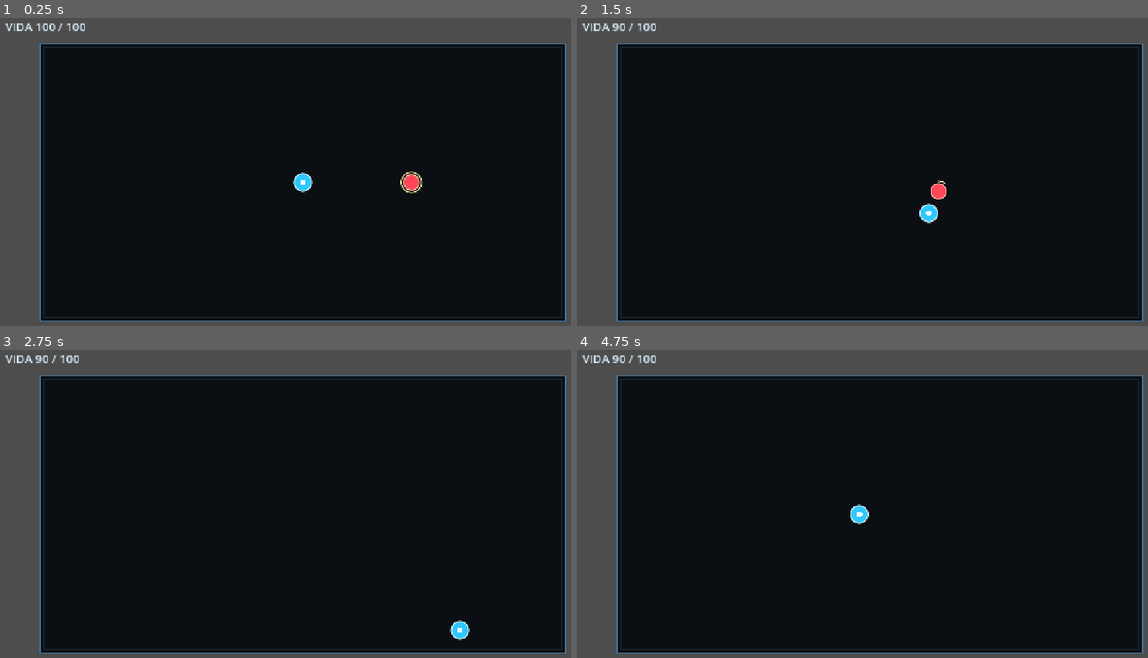
Above: before the commit, frames 1-4 (two rows, left to right).
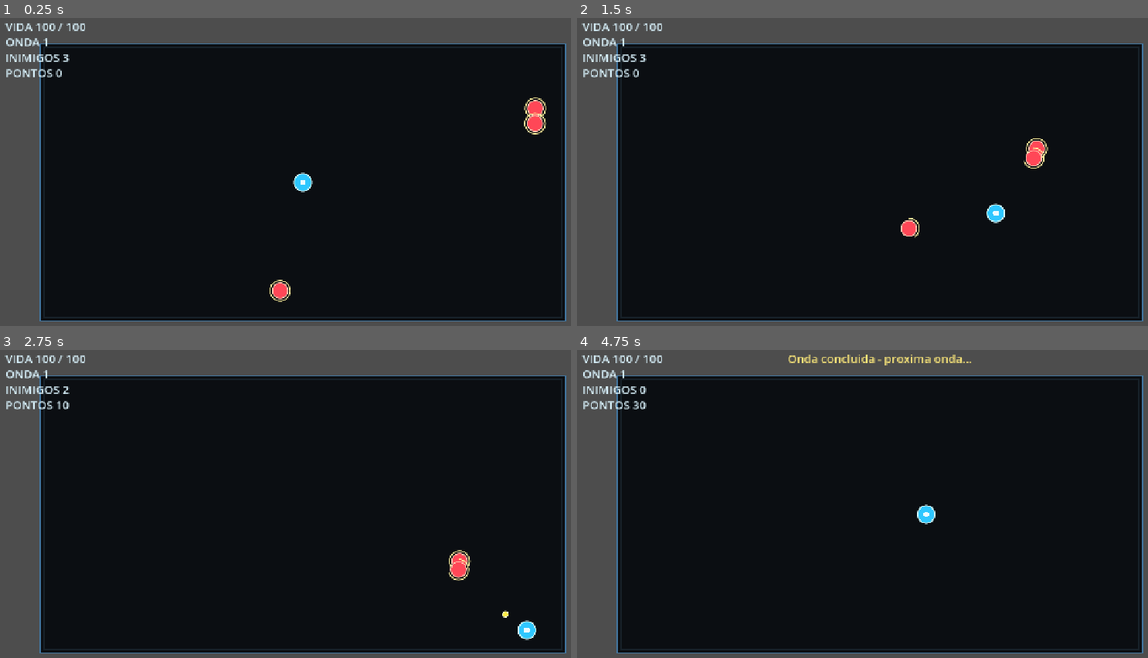
Above: after the commit, the same moments.

Repository: Gustavo-Wallace/nodecaster-arena
Game: Godot game, scene res://scenes/game/game.tscn
Two runs of this game, one before a commit and one after it. Both use one fixed random seed, a clock stepped at 60 frames per second and the inputs below.
Inputs:
- Up to frame 1 (0.25 s): no input
- Up to frame 2 (1.5 s): hold D 0.53-1.28 s; hold S from 1.28 s (still down)
- Up to frame 3 (2.75 s): release S at 2.03 s; hold D from 2.03 s (still down)
- Up to frame 4 (4.75 s): release D at 2.78 s; hold W 2.78-3.53 s; hold A from 3.53 s (still down)

The runs differ from the first frame. In frame 1, 1.2% of the frame differs, in the area x 1-96%, y 6-93%; in frame 2, 1.5%, in the area x 1-83%, y 1-72%; in frame 3, 1.2%; in frame 4, 1.3%.

Commit message:
adiciona sistema inicial de ondas

Diff:
--- a/scenes/game/game.tscn
+++ b/scenes/game/game.tscn
@@ -1,6 +1,6 @@
-[gd_scene load_steps=2 format=3]
+[gd_scene format=3 uid="uid://geqidinqbme7"]
 
-[ext_resource type="Script" path="res://scripts/game/game.gd" id="1_dhbr8"]
+[ext_resource type="Script" uid="uid://bboyglug61n7f" path="res://scripts/game/game.gd" id="1_dhbr8"]
 
-[node name="Game" type="Node2D"]
+[node name="Game" type="Node2D" unique_id=700125153]
 script = ExtResource("1_dhbr8")
--- a/scenes/ui/game_hud.tscn
+++ b/scenes/ui/game_hud.tscn
@@ -19,3 +19,35 @@
 offset_right = 224.0
 offset_bottom = 54.0
 text = "VIDA 0 / 0"
+
+[node name="WaveLabel" type="Label" parent="."]
+layout_mode = 0
+offset_left = 24.0
+offset_top = 52.0
+offset_right = 224.0
+offset_bottom = 86.0
+text = "ONDA 0"
+
+[node name="EnemiesLabel" type="Label" parent="."]
+layout_mode = 0
+offset_left = 24.0
+offset_top = 84.0
+offset_right = 260.0
+offset_bottom = 118.0
+text = "INIMIGOS 0"
+
+[node name="ScoreLabel" type="Label" parent="."]
+layout_mode = 0
+offset_left = 24.0
+offset_top = 116.0
+offset_right = 260.0
+offset_bottom = 150.0
+text = "PONTOS 0"
+
+[node name="MessageLabel" type="Label" parent="."]
+layout_mode = 0
+offset_left = 440.0
+offset_top = 20.0
+offset_right = 840.0
+offset_bottom = 56.0
+horizontal_alignment = 1
--- a/scripts/enemies/basic_chaser.gd
+++ b/scripts/enemies/basic_chaser.gd
@@ -4,6 +4,7 @@
 
 @export var speed: float = 145.0
 @export var max_health: int = 40
+@export var score_value: int = 10
 @export var contact_damage: int = 10
 @export var contact_damage_cooldown: float = 0.65
 @export var radius: float = 16.0
--- a/scripts/game/game.gd
+++ b/scripts/game/game.gd
@@ -7,24 +7,36 @@
 
 @export var arena_position: Vector2 = Vector2(96.0, 72.0)
 @export var arena_size: Vector2 = Vector2(1088.0, 576.0)
-@export var initial_enemy_count: int = 1
 @export var auto_fire_interval: float = 0.45
+@export var base_enemies_per_wave: int = 1
+@export var enemies_added_per_wave: int = 2
+@export var wave_interval: float = 2.0
+@export var enemy_health_per_wave: int = 6
+@export var enemy_speed_per_wave: float = 8.0
+@export var fallback_enemy_score_value: int = 10
+@export var spawn_edge_padding: float = 28.0
+@export var min_spawn_distance_from_player: float = 180.0
 
 var player: Node2D
 var hud: Control
 var enemies: Array[Node2D] = []
 var arena_rect: Rect2
+var current_wave: int = 0
+var score: int = 0
 var _auto_fire_timer: Timer
 var _is_restarting: bool = false
+var _wave_in_progress: bool = false
+var _rng := RandomNumberGenerator.new()
 
 
 func _ready() -> void:
+	_rng.randomize()
 	arena_rect = Rect2(arena_position, arena_size)
 
 	_spawn_player()
 	_spawn_hud()
-	_spawn_initial_enemies()
 	_start_auto_fire()
+	_start_wave(1)
 	queue_redraw()
 
 
@@ -54,20 +66,82 @@
 	hud.call("bind_player", player)
 
 
-func _spawn_initial_enemies() -> void:
-	for index in range(initial_enemy_count):
-		var spawn_offset := Vector2(0.0, float(index) * 44.0)
-		var spawn_position := arena_rect.position + Vector2(arena_rect.size.x * 0.74, arena_rect.size.y * 0.5) + spawn_offset
-		_spawn_enemy(spawn_position)
+func _start_wave(wave_number: int) -> void:
+	if _is_restarting:
+		return
+
+	current_wave = wave_number
+	_wave_in_progress = true
+	enemies.clear()
+
+	for _index in range(_get_enemy_count_for_wave(current_wave)):
+		_spawn_enemy(_get_spawn_position_near_arena_edge())
+
+	_update_hud()
+	hud.call("set_wave_message", "")
+
+
+func _get_enemy_count_for_wave(wave_number: int) -> int:
+	return base_enemies_per_wave + wave_number * enemies_added_per_wave
 
 
 func _spawn_enemy(spawn_position: Vector2) -> void:
 	var enemy := BASIC_CHASER_SCENE.instantiate() as Node2D
+	_apply_wave_scaling_to_enemy(enemy)
 	add_child(enemy)
 	enemy.global_position = spawn_position
 	enemy.call("setup", player)
 	enemy.connect("died", Callable(self, "_on_enemy_died"))
 	enemies.append(enemy)
+
+
+func _apply_wave_scaling_to_enemy(enemy: Node) -> void:
+	var wave_bonus := maxi(current_wave - 1, 0)
+	var base_health = enemy.get("max_health")
+	var base_speed = enemy.get("speed")
+
+	if base_health != null:
+		enemy.set("max_health", int(base_health) + wave_bonus * enemy_health_per_wave)
+	if base_speed != null:
+		enemy.set("speed", float(base_speed) + float(wave_bonus) * enemy_speed_per_wave)
+
+
+func _get_spawn_position_near_arena_edge() -> Vector2:
+	var best_position := arena_rect.get_center()
+	var best_distance := -1.0
+
+	for _attempt in range(24):
+		var candidate := _get_random_edge_position()
+		var distance_to_player := INF
+
+		if is_instance_valid(player):
+			distance_to_player = candidate.distance_to(player.global_position)
+
+		if distance_to_player >= min_spawn_distance_from_player:
+			return candidate
+
+		if distance_to_player > best_distance:
+			best_distance = distance_to_player
+			best_position = candidate
+
+	return best_position
+
+
+func _get_random_edge_position() -> Vector2:
+	var left := arena_rect.position.x + spawn_edge_padding
+	var right := arena_rect.end.x - spawn_edge_padding
+	var top := arena_rect.position.y + spawn_edge_padding
+	var bottom := arena_rect.end.y - spawn_edge_padding
+
+	match _rng.randi_range(0, 3):
+		0:
+			return Vector2(_rng.randf_range(left, right), top)
+		1:
+			return Vector2(right, _rng.randf_range(top, bottom))
+		2:
+			return Vector2(_rng.randf_range(left, right), bottom)
+		_:
+			return Vector2(left, _rng.randf_range(top, bottom))
 
 
 func _start_auto_fire() -> void:
@@ -114,6 +188,44 @@
 
 func _on_enemy_died(enemy: Node) -> void:
 	enemies.erase(enemy)
+	score += _get_score_value_for_enemy(enemy)
+	_update_hud()
+
+	if _wave_in_progress and enemies.is_empty() and not _is_restarting:
+		_complete_wave()
+
+
+func _get_score_value_for_enemy(enemy: Node) -> int:
+	var enemy_score = enemy.get("score_value")
+	if enemy_score == null:
+		return fallback_enemy_score_value
+
+	return int(enemy_score)
+
+
+func _complete_wave() -> void:
+	_wave_in_progress = false
+	hud.call("set_wave_message", "Onda concluida - proxima onda...")
+	get_tree().create_timer(wave_interval).timeout.connect(_start_next_wave)
+
+
+func _start_next_wave() -> void:
+	_start_wave(current_wave + 1)
+
+
+func _update_hud() -> void:
+	if is_instance_valid(hud):
+		hud.call("set_wave_info", current_wave, _get_alive_enemy_count(), score)
+
+
+func _get_alive_enemy_count() -> int:
+	var alive_count := 0
+
+	for enemy in enemies:
+		if is_instance_valid(enemy):
+			alive_count += 1
+
+	return alive_count
 
 
 func _on_player_died() -> void:
@@ -121,6 +233,12 @@
 		return
 
 	_is_restarting = true
+	_wave_in_progress = false
+	if is_instance_valid(_auto_fire_timer):
+		_auto_fire_timer.stop()
+	if is_instance_valid(hud):
+		hud.call("set_wave_message", "Reiniciando...")
+
 	get_tree().create_timer(0.6).timeout.connect(_restart_scene)
 
 
--- a/scripts/ui/game_hud.gd
+++ b/scripts/ui/game_hud.gd
@@ -1,11 +1,20 @@
 extends Control
 
 @onready var health_label: Label = $HealthLabel
+@onready var wave_label: Label = $WaveLabel
+@onready var enemies_label: Label = $EnemiesLabel
+@onready var score_label: Label = $ScoreLabel
+@onready var message_label: Label = $MessageLabel
 
 
 func _ready() -> void:
-	health_label.add_theme_color_override("font_color", Color(0.86, 0.96, 1.0))
-	health_label.add_theme_font_size_override("font_size", 24)
+	for label in [health_label, wave_label, enemies_label, score_label, message_label]:
+		label.add_theme_color_override("font_color", Color(0.86, 0.96, 1.0))
+		label.add_theme_font_size_override("font_size", 24)
+
+	message_label.add_theme_color_override("font_color", Color(1.0, 0.92, 0.48))
+	set_wave_info(0, 0, 0)
+	set_wave_message("")
 
 
 func bind_player(player: Node) -> void:
@@ -24,3 +33,13 @@
 
 func _set_health_text(current_health: int, max_health: int) -> void:
 	health_label.text = "VIDA %d / %d" % [current_health, max_health]
+
+
+func set_wave_info(wave_number: int, enemies_remaining: int, score: int) -> void:
+	wave_label.text = "ONDA %d" % wave_number
+	enemies_label.text = "INIMIGOS %d" % enemies_remaining
+	score_label.text = "PONTOS %d" % score
+
+
+func set_wave_message(message: String) -> void:
+	message_label.text = message
